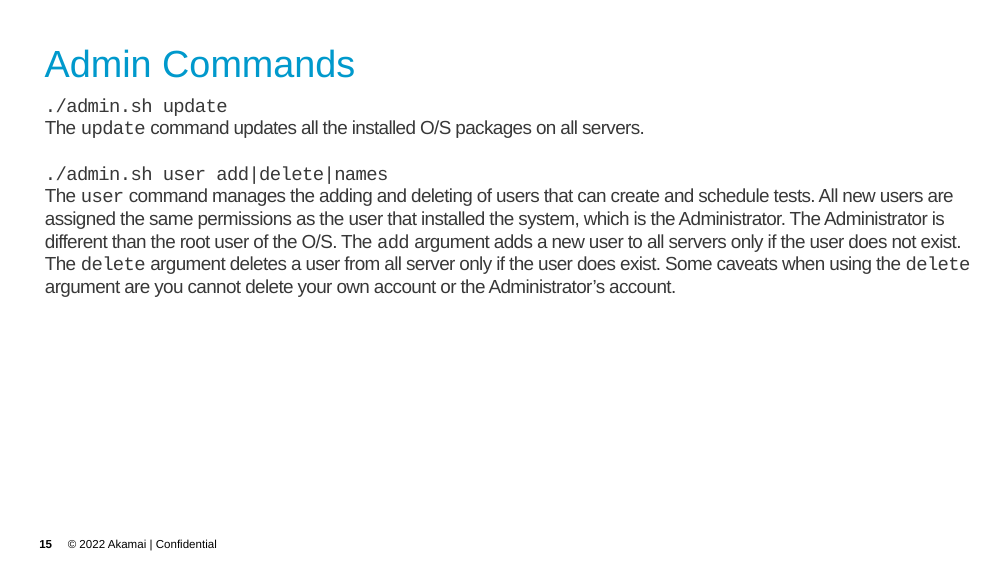
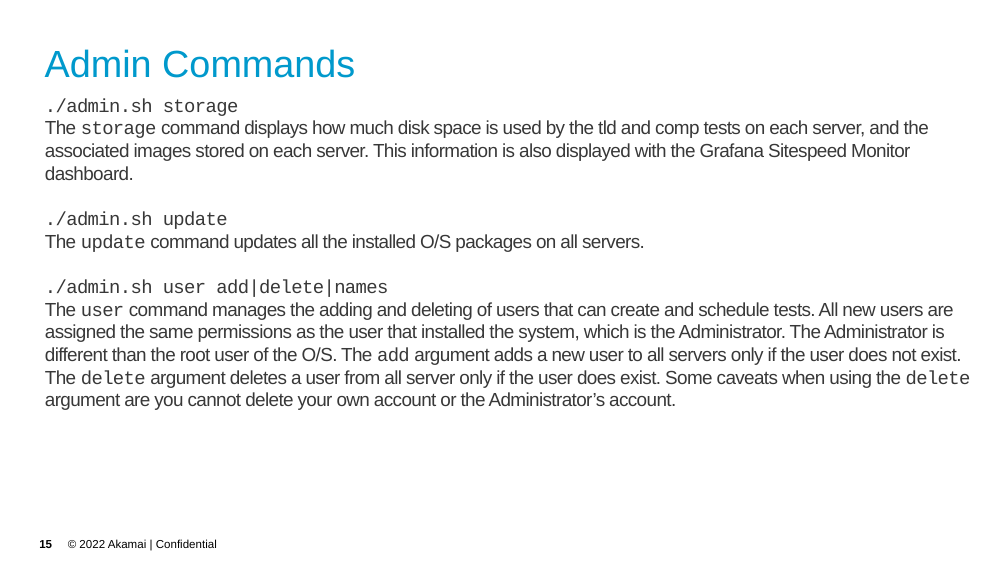
Before and after one commit to akamai-consulting/sitespeed, a slide deck: slide 15 of Info/Guide.pptx. Drawn at 1008x567 pixels with LibreOffice and Linux fonts; fonts in the diff are those of the drawing; background and template pictures are left out. Boxes give left, top, right and bottom in pixels: in the first picture for what was removed or moved away, otherwise in the second. Text is boxed around its words. In the diff, an @@ line names an element or a change of style, - is before the commit and + after.

```diff
--- a/Info/Guide.pptx
+++ b/Info/Guide.pptx
@@ text at <box>45,98,929,180</box>: paragraphs added @@
+./admin.sh storage
+The storage command displays how much disk space is used by the tld and comp tests on each server, and the associated images stored on each server. This information is also displayed with the Grafana Sitespeed Monitor dashboard.
```
Also in this commit, not shown: 1 other slide changed, 13 other files.
